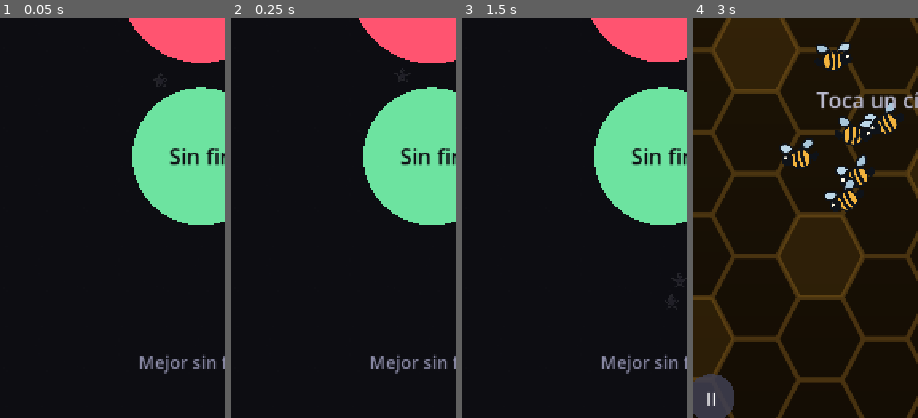
Above: before the commit, frames 1-4 (left to right).
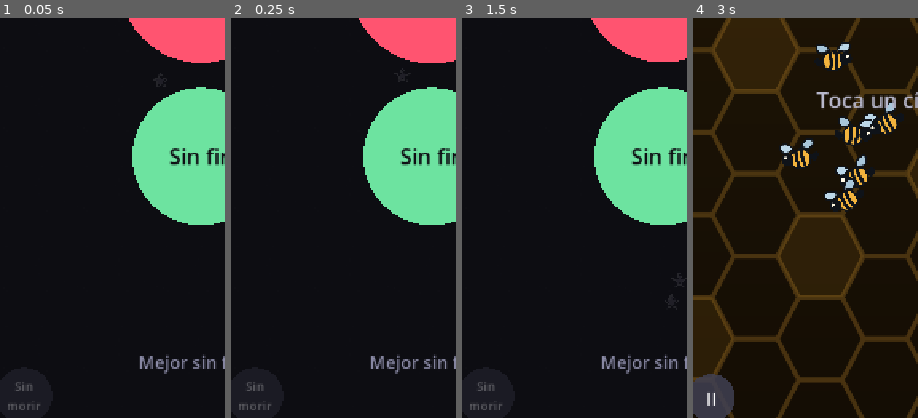
Above: after the commit, the same moments.

Repository: DanyDanny7/yesca
Game: Godot game, scene res://main.tscn
Same seed, same stepped clock (60 frames per second), same inputs: the game is played once before the commit and once after it. Sound files missing from this copy of the repository are replaced by a short silence.
Inputs (mouse positions are % of the whole screen's width and height, from its top left):
- Up to frame 1 (0.05 s): no input
- Up to frame 2 (0.25 s): no input
- Up to frame 3 (1.5 s): move the mouse to (72, 45) at 0.52 s; click (72, 45) at 0.67 s; move the mouse to (30, 55) at 1.27 s; click (30, 55) at 1.42 s
- Up to frame 4 (3 s): move the mouse to (60, 28) at 2.02 s; click (60, 28) at 2.17 s; move the mouse to (45, 70) at 2.77 s; click (45, 70) at 2.92 s
The pictures show only the part of the screen within x 5-55%, y 47-97%; the shares and areas given below are measured in that part.

The runs differ from the first frame. In frame 1, 0.3% of the frame differs, in the area x 3-19%, y 91-98%; in frame 2, 0.3%; in frame 3, 0.3%; in frame 4, nothing differs.

Commit message:
Arregla el corte del mosaico, invierte la aurora y anade el modo sin morir
EL CORTE DEL FONDO. El desplazamiento del mosaico se envolvia a 128 px, que
era el tamano de los que genera el juego. Con azulejos entregados de
cualquier tamano -8, 21, 180, 504- volver a cero cada 128 salta a un punto
distinto del dibujo, y ese salto se ve como un corte cada pocos segundos.

Ahora se envuelve por el periodo real del azulejo, y el margen que se dibuja
de mas tambien. Medido en Invierno, cuyo azulejo mide 504: la diferencia
entre el ultimo fotograma del ciclo y el primero baja de 2,02 niveles a 0,06.

LA AURORA, invertida. Su propia especificacion decia "el brillo va abajo, el
borde inferior es el mas nitido y el mas claro, y se apaga hacia arriba; al
reves se lee como niebla" -y lo entregado hacia justo lo contrario: el alfa
subia hasta el 33% de la altura y el borde de abajo estaba vacio.

MODO SIN MORIR, interruptor en el menu. Apaga TODAS las derrotas, no solo la
del reloj: si al inspeccionar un bioma de defensa te matara un proyectil, el
modo no serviria para lo que sirve. El reloj deja de bajar en vez de quedarse
clavado en cero, porque una barra vacia que no mata parece un juego roto.
Ganar sigue funcionando.

Solo en compilaciones de depuracion: en una de publicacion el boton ni se
dibuja, y un guardado que lo traiga encendido se ignora.

Verificado: con el modo apagado, Asedio muere a los 4,5 s por impacto; con el
encendido llega a los 40,4 s y GANA el nivel, y en el nivel 1 sigue jugando a
los 70 s con la barra intacta.

Co-Authored-By: Claude Opus 5 <noreply@anthropic.com>

Diff:
--- a/main.tscn
+++ b/main.tscn
@@ -276,6 +276,28 @@
 mouse_filter = 2
 theme_override_font_sizes/font_size = 22
 text = "Log"
+horizontal_alignment = 1
+vertical_alignment = 1
+
+[node name="Debug" type="Control" parent="UI/MenuScreen"]
+anchor_top = 1.0
+anchor_bottom = 1.0
+offset_left = 32.0
+offset_top = -122.0
+offset_right = 122.0
+offset_bottom = -32.0
+mouse_filter = 2
+script = ExtResource("2_circle")
+color = Color(0.25, 0.25, 0.32, 1)
+pulse = 0.0
+
+[node name="Text" type="Label" parent="UI/MenuScreen/Debug"]
+anchor_right = 1.0
+anchor_bottom = 1.0
+mouse_filter = 2
+theme_override_font_sizes/font_size = 20
+text = "Sin
+morir"
 horizontal_alignment = 1
 vertical_alignment = 1
 
--- a/scripts/fondo.gd
+++ b/scripts/fondo.gd
@@ -165,10 +165,16 @@
 		_scroll_bandas[i] = fposmod(_scroll_bandas[i] + delta * BANDA_VELOCIDAD[i],
 			float(banda.get_width()))
 	_scroll += _deriva * delta
-	# Se envuelve dentro de un mosaico para que el desplazamiento no crezca sin
-	# límite y acabe perdiendo precisión tras un rato largo de partida.
-	_scroll.x = fposmod(_scroll.x, float(LADO))
-	_scroll.y = fposmod(_scroll.y, float(LADO))
+	# Se envuelve por el PERIODO DEL AZULEJO, no por LADO.
+	#
+	# Envolver a 128 valía mientras todos los mosaicos los generaba el juego a
+	# 128x128. Con azulejos entregados de cualquier tamaño —8, 21, 180, 504—
+	# volver a cero cada 128 px salta a un punto distinto del dibujo, y ese salto
+	# se ve como un corte cada pocos segundos. Sale una sola vez por vuelta, así
+	# que es de los fallos que se notan sin poder señalarlos.
+	var per := _periodo_azulejo()
+	_scroll.x = fposmod(_scroll.x, per.x)
+	_scroll.y = fposmod(_scroll.y, per.y)
 	queue_redraw()
 
 
@@ -191,6 +197,17 @@
 	var escala := maxf(r.x / t.x, r.y / t.y)
 	var tam := t * escala
 	draw_texture_rect(tex, Rect2((r - tam) * 0.5, tam), false)
+
+
+## Cada cuántos píxeles se repite el mosaico en curso.
+##
+## El azulejo entregado manda sobre el generado, y si no hay ninguno vale LADO,
+## que es lo que mide el que fabrica el propio juego.
+func _periodo_azulejo() -> Vector2:
+	var az := Arte.fondo_bioma(bioma)
+	if az != null:
+		return Vector2(az.get_size())
+	return Vector2(LADO, LADO)
 
 
 func _draw() -> void:
@@ -231,9 +248,10 @@
 				true)
 
 	if azulejo != null:
-		draw_texture_rect(azulejo,
-				Rect2(_scroll - Vector2(LADO, LADO), r + Vector2(LADO, LADO) * 2.0),
-				true)
+		# El margen de más tiene que ser el periodo del propio azulejo: con uno
+		# menor, el desplazamiento descubriría el borde antes de repetir.
+		var per := Vector2(azulejo.get_size())
+		draw_texture_rect(azulejo, Rect2(_scroll - per, r + per * 2.0), true)
 	elif _tex == null and _tex_banda == null and capa == null and elastica == null:
 		return
 
--- a/scripts/main.gd
+++ b/scripts/main.gd
@@ -362,6 +362,7 @@
 @onready var _btn_sinfin: CircleButton = $UI/MenuScreen/SinFin
 @onready var _menu_best: Label = $UI/MenuScreen/Best
 @onready var _btn_log: CircleButton = $UI/MenuScreen/Log
+@onready var _btn_debug: CircleButton = $UI/MenuScreen/Debug
 
 @onready var _brief_screen: Control = $UI/BriefingScreen
 @onready var _brief_bioma: Label = $UI/BriefingScreen/Bioma
@@ -486,6 +487,22 @@
 ## Paleta del bioma en curso.
 var _paleta: Dictionary = {}
 
+## Modo sin morir: se puede mirar el juego sin que la partida se acabe.
+##
+## Apaga TODAS las derrotas, no solo la del reloj: si al inspeccionar un bioma de
+## defensa te matara un proyectil, el modo no serviría para lo que sirve, que es
+## poder mirar un rato sin que la pantalla se te vaya.
+##
+## Y el reloj deja de bajar en vez de quedarse clavado en cero. Una barra vacía
+## que no mata parece un juego roto; una barra llena dice "aquí no se está
+## midiendo nada", que es la verdad.
+##
+## Solo existe en compilaciones de depuración: en una de publicación el
+## interruptor ni se dibuja ni se puede tocar, así que no hay forma de que se
+## cuele encendido. Una salvaguarda que depende de acordarse no es una
+## salvaguarda.
+var _sin_morir: bool = false
+
 ## Lo que falta para la próxima estrella fugaz, en segundos.
 var _fugaz_espera: float = 0.0
 
@@ -614,7 +631,8 @@
 	# puede recuperar tiempo atrapando, esperar pasa a ser estrictamente peor.
 	if _reloj_corriendo():
 		_elapsed += delta
-		_time_left -= delta * _drain_rate()
+		if not _sin_morir:
+			_time_left -= delta * _drain_rate()
 
 	# En MENU y SELECT el campo sigue vivo de fondo: una pantalla de inicio con
 	# el juego moviéndose detrás se siente despierta, y además enseña la
@@ -710,6 +728,10 @@
 				_empezar_partida()
 			elif _btn_log.contiene(p):
 				_ir_a(State.LOG)
+			elif OS.is_debug_build() and _btn_debug.contiene(p):
+				_sin_morir = not _sin_morir
+				_guardar()
+				_sonar(SND_POP)
 		State.SELECT:
 			if _btn_volver.contiene(p):
 				_ir_a(State.MENU)
@@ -2034,6 +2056,13 @@
 
 
 func _perder(motivo: String) -> void:
+	if _sin_morir:
+		# Se anota igual: el registro tiene que decir DÓNDE habrías perdido, que
+		# es justo el dato que se busca cuando se está mirando un bioma.
+		_diag.evento("SIN MORIR: aquí habrías perdido por %s" % motivo)
+		_flash("Sin morir  ·  %s" % motivo)
+		_time_left = time_max
+		return
 	_diag.evento("DERROTA %s  pts=%d esc=%d cadena=%d" % [motivo, _score, _stage(), _best_cascade])
 	_sonar(SND_FIN)
 	_vibrar(160)
@@ -2404,6 +2433,9 @@
 	else:
 		vibracion = bool(cfg.get_value("opciones", "vibracion", true))
 	sacudida = bool(cfg.get_value("opciones", "sacudida", true))
+	# Solo se recupera en depuración: si un guardado con el modo encendido
+	# llegara a una compilación de publicación, se ignora.
+	_sin_morir = OS.is_debug_build() and bool(cfg.get_value("opciones", "sin_morir", false))
 	# Ojo: todos_los_niveles NO toca _nivel_max, que sigue siendo el progreso
 	# real. Solo levanta el tope del selector, así se puede curiosear la campaña
 	# entera sin perder por dónde se iba.
@@ -2417,6 +2449,7 @@
 	cfg.set_value("opciones", "musica", musica)
 	cfg.set_value("opciones", "vibracion", vibracion)
 	cfg.set_value("opciones", "sacudida", sacudida)
+	cfg.set_value("opciones", "sin_morir", _sin_morir)
 	cfg.set_value("opciones", "version", 3)
 	cfg.save(SAVE_PATH)
 
@@ -2428,6 +2461,10 @@
 		_menu_best.text = "Mejor sin fin  %d" % _best
 	# El botón se pone en rojo si la sesión anterior murió sin avisar: si no, el
 	# registro estaría ahí y nadie lo miraría nunca.
+	# Solo en depuración. En una compilación de publicación no existe.
+	_btn_debug.visible = OS.is_debug_build() and _state == State.MENU
+	_btn_debug.modulate.a = 1.0 if _sin_morir else 0.28
+	_btn_debug.color = Color("ffb43c") if _sin_morir else Color(0.25, 0.25, 0.32)
 	_btn_log.color = Color("ff5470") if _diag != null and _diag.hubo_cierre_brusco 		else Color(0.25, 0.25, 0.32)
 
 	if _state == State.PAUSA:
Binary file changed: arte/bandas/invierno_1.png
Binary file changed: arte/bandas/invierno_2.png
Not shown, changed: contexto/15-pantalla.md
